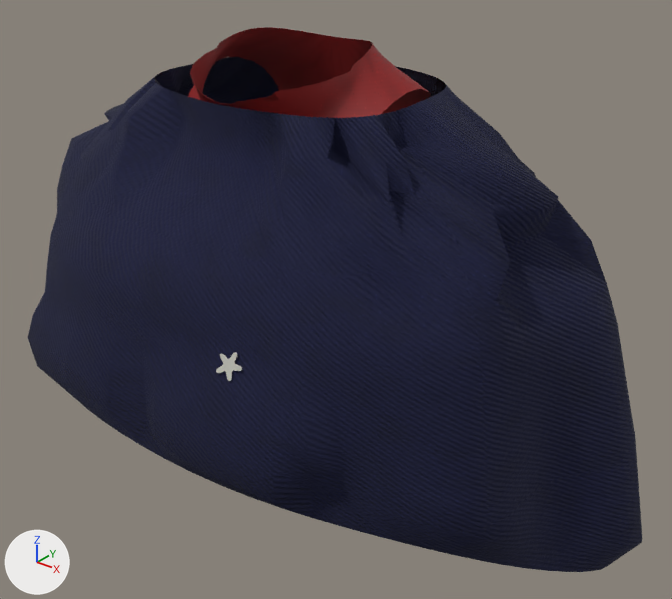
One commit to the glTF model game/assets/characters/cast/teresa_vale/teresa_vale__b_over.gltf: the scene before it, then after it.
Both versions are drawn from a camera (50 mm lens) standing at (0.448, -0.537, 1.433) and looking at (0.023, -0.006, 1.104). The axes (+X, +Y, +Z) are drawn at lower left. The lights are the same throughout. The older version comes first. Vertices at exactly the same position are counted once.

Names of what the first picture shows: 'Cape', 'Decals_b_over', 'Scarf'.
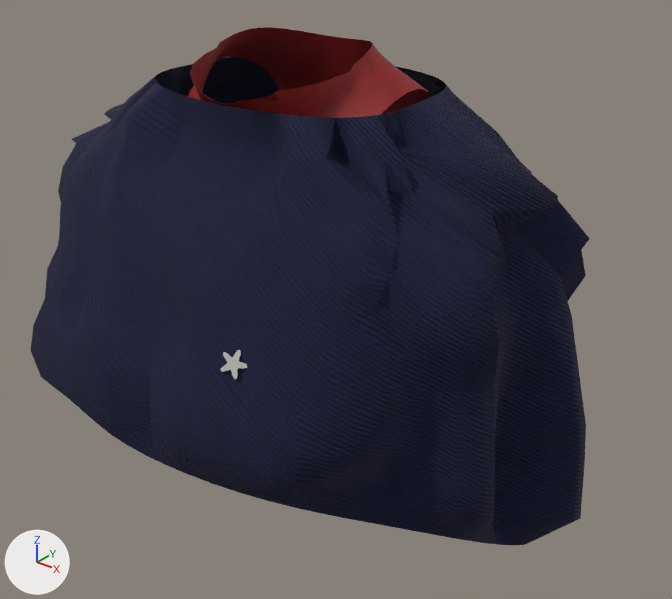
Changed parts and their boxes [x1, y1, x2, y2] in the pictures (672 x 599 px; the box of a moved part takes in the faces that stretch with it):
'Cape', reshaped (9% narrower): before [28, 57, 642, 572]; after [31, 57, 590, 545]
'Decals_b_over', reshaped: before [216, 352, 242, 381]; after [221, 350, 247, 379]
part 1 of me_cape, moved or reshaped: before [63, 58, 607, 572]; after [60, 58, 590, 545]
part 2 of me_cape, recoloured: before [526, 408, 642, 572]; after [485, 391, 586, 545]

The change, as a list of edits to the scene's bpy script:
```text
Change me_cape:
    used by ob_cape; location = (0.0, 0.0, 0.0)
    remove me_cape.from_pydata(...)  # 936 vertices, 1728 faces; spans x -0.284..0.29, y -0.203..0.144, z 0.879..1.279
    add me_cape.from_pydata(...)  # 936 vertices, 1728 faces; spans x -0.239..0.244, y -0.204..0.138, z 0.872..1.279
    me_cape part 1: 795 of 936 vertices moved; they spanned x -0.284..0.29, y -0.203..0.144, z 0.879..1.251 and now span x -0.239..0.244, y -0.204..0.138, z 0.872..1.251; mean shift (0.0, -0.003, -0.003); largest move (-0.284, -0.049, 1.013) -> (-0.183, -0.039, 0.987)
    me_cape part 2: 178 kept faces spanning x -0.237..0.244, y -0.081..0.138, z 0.872..1.096 get new vertex colours; the middle colour goes from white #fcfcfc to white #fafafa
Change me_decals:
    used by ob_decals_b_over; location = (0.0, 0.0, 0.0)
    remove me_decals.from_pydata(...)  # 4 vertices, 2 faces; spans x 0.0565..0.0944, y -0.1917..-0.1669, z 1.1237..1.1537
    add me_decals.from_pydata(...)  # 4 vertices, 2 faces; spans x 0.0568..0.0946, y -0.1881..-0.1631, z 1.1226..1.1543
    me_decals part 3
    me_decals.vertices[0].co: (0.0601, -0.1917, 1.1237) -> (0.0614, -0.1881, 1.1226)  # pixel (198, 386) -> pixel (204, 386)
    me_decals.vertices[1].co: (0.0944, -0.1847, 1.1237) -> (0.0946, -0.1771, 1.1226)  # pixel (245, 399) -> not seen
    me_decals.vertices[2].co: (0.0908, -0.1669, 1.1537) -> (0.09, -0.1631, 1.1543)
    me_decals.vertices[3].co: (0.0565, -0.1739, 1.1537) -> (0.0568, -0.174, 1.1543)  # pixel (212, 332)
```
